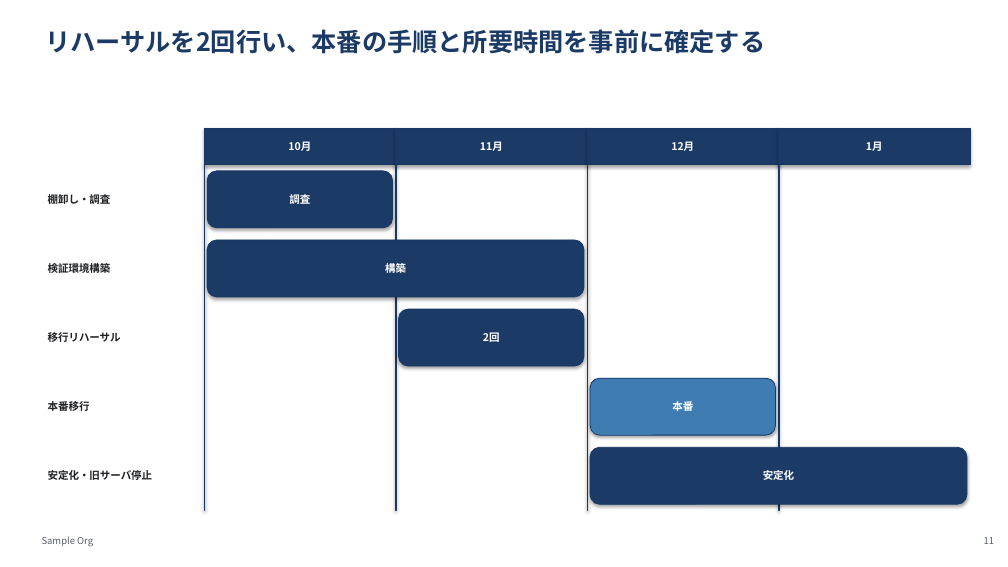
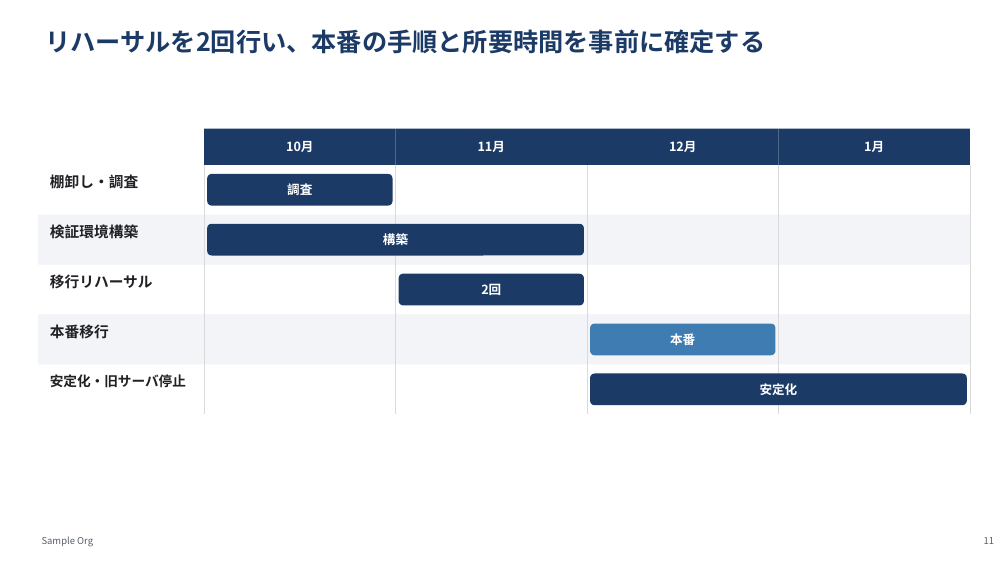
Before and after one commit to YHirano7/Artifacts, a slide deck: slide 11 of skills/pptx-deck/examples/redmine-migration/redmine-migration.pptx. Drawn at 1008x567 pixels with LibreOffice and Linux fonts; fonts in the diff are those of the drawing. Boxes give left, top, right and bottom in pixels: in the first picture for what was removed or moved away, otherwise in the second. Text is boxed around its words. In the diff, an @@ line names an element or a change of style, - is before the commit and + after.

```diff
--- a/skills/pptx-deck/examples/redmine-migration/redmine-migration.pptx
+++ b/skills/pptx-deck/examples/redmine-migration/redmine-migration.pptx
@@ size 10 to 12 pt; outline #193866 0.75 pt to none; shadow off in 4 elements at (204, 129, 395, 165), (395, 129, 587, 165), (587, 129, 778, 165), (779, 129, 970, 165) @@
@@ rectangle removed at (204, 165, 205, 510) @@
@@ line added from (204, 165) to (204, 414), #D9D9D9 0.75 pt @@
@@ rounded rectangle "調査": place and size @@
-rounded rectangle "調査" at (207, 171, 392, 228)
+rounded rectangle "調査" at (207, 174, 392, 206)
@@ rectangle removed at (395, 165, 396, 510) @@
@@ line added from (395, 165) to (395, 414), #D9D9D9 0.75 pt @@
@@ line added from (587, 165) to (587, 414), #D9D9D9 0.75 pt @@
@@ rectangle removed at (779, 165, 780, 510) @@
@@ line added from (779, 165) to (779, 414), #D9D9D9 0.75 pt @@
@@ line added from (970, 165) to (970, 414), #D9D9D9 0.75 pt @@
@@ rectangle added at (38, 215, 970, 265), fill #F2F4F8 @@
@@ text "検証環境構築": place and size @@
-text "検証環境構築" at (48, 261, 111, 275)
+text "検証環境構築" at (50, 223, 138, 242)
@@ rounded rectangle "構築": place and size @@
-rounded rectangle "構築" at (207, 240, 584, 296)
+rounded rectangle "構築" at (207, 224, 584, 256)
@@ text "移行リハーサル": place and size @@
-text "移行リハーサル" at (48, 332, 121, 342)
+text "移行リハーサル" at (50, 274, 153, 289)
@@ rounded rectangle "2回": place and size @@
-rounded rectangle "2回" at (399, 309, 584, 366)
+rounded rectangle "2回" at (399, 274, 584, 306)
@@ rectangle: place and size @@
-rectangle at (587, 165, 588, 510)
+rectangle at (38, 315, 970, 364)
@@ rectangle at (38, 315, 970, 364): fill #D9D9D9 to #F2F4F8; outline #193866 0.75 pt to none; shadow off @@
@@ size 10 to 14 pt; vertical alignment middle to top in 4 elements at (50, 174, 138, 189), (50, 223, 138, 242), (50, 274, 153, 289), (50, 324, 109, 339) @@
@@ text "本番移行": place and size @@
-text "本番移行" at (48, 401, 90, 411)
+text "本番移行" at (50, 324, 109, 339)
@@ rounded rectangle "本番": place and size @@
-rounded rectangle "本番" at (590, 378, 775, 435)
+rounded rectangle "本番" at (590, 324, 775, 355)
@@ text "安定化・旧サーバ停止": place and size @@
-text "安定化・旧サーバ停止" at (48, 470, 153, 480)
+text "安定化・旧サーバ停止" at (50, 374, 186, 388)
@@ text "安定化・旧サーバ停止" at (50, 374, 186, 388): size 10 to 13 pt; vertical alignment middle to top @@
@@ size 10 to 12 pt; outline #193866 0.75 pt to none; shadow off; proportions changed in 5 elements at (207, 174, 392, 206), (207, 224, 584, 256), (399, 274, 584, 306), (590, 324, 775, 355), (590, 374, 966, 405) @@
@@ rounded rectangle "安定化": place and size @@
-rounded rectangle "安定化" at (590, 448, 966, 504)
+rounded rectangle "安定化" at (590, 374, 966, 405)
```
Also in this commit, not shown: 3 other slides changed, 41 other files.
